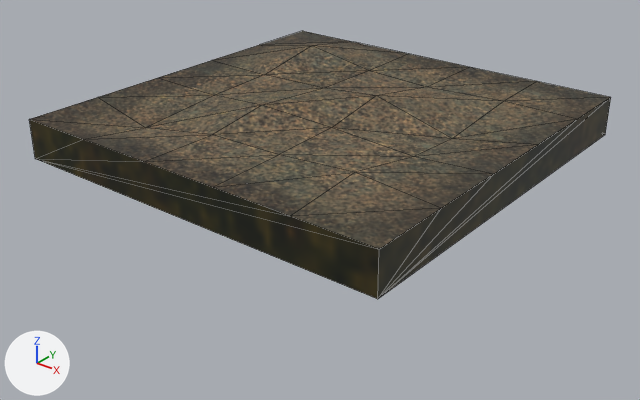
The glTF model objects/models/WoodEarthFloor.glb: old version first, new version second.
One viewpoint serves both versions: a 50 mm camera at (2.5, -3.2, 1.67) aimed at (0.03, -0.11, -0.24). Lighting does not change. The marker at lower left points along +X, +Y and +Z. Mesh edges are drawn as thin lines. Vertices at the same position are counted once.
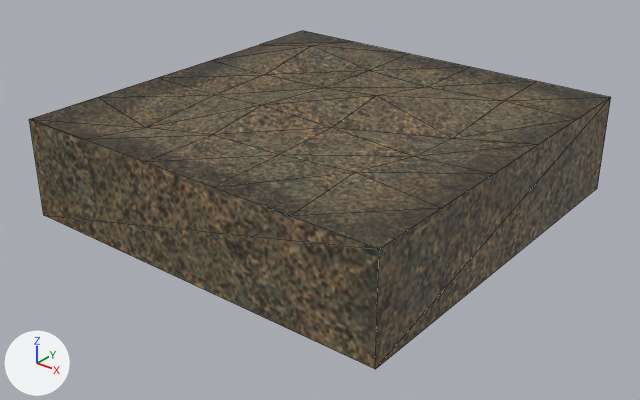
Changed parts and their boxes (x1, y1, x2, y2) in the pictures (640 x 400 px):
'Cube', reshaped (26% taller)
    before: (29, 31, 611, 299)
    after: (29, 31, 611, 369)
part 1 of me_cube, cut back
    before: (29, 97, 611, 299)
    after: (29, 97, 611, 369)
part 2 of me_cube, recoloured (grey to black)
    both: (29, 31, 610, 249)

Edits to the bpy script that builds the scene:
```text
Add img_woodearthfloor_texture:
    img_woodearthfloor_texture = load_image('WoodEarthFloor_texture', '_unpacked/WoodEarthFloor_texture', 300, 300, 'sRGB')
Add mat_material_001:
    mat_material_001 = principled_material('Material.001')
    mat_material_001.texture = img_woodearthfloor_texture
    mat_material_001.roughness = 0.684
Change me_cube:
    used by ob_cube; location = (0.0, 0.0, 0.0)
    remove me_cube.from_pydata(...)  # 40 vertices, 76 faces; spans x -1.0..1.0, y -1.0..1.0, z 0.0..0.27
    add me_cube.from_pydata(...)  # 40 vertices, 60 faces; spans x -1.0..1.0, y -1.0..1.0, z -0.3..0.27
    me_cube part 1
    2 vertices are removed from x -1.0..1.0, y -1.0..1.0, z 0.0
    26 faces are deleted
    2 vertices move from x -1.0..1.0, y -1.0..1.0, z 0.0 to x -1.0..1.0, y -1.0..1.0, z -0.3
    2 vertices are added at (1.0, -1.0, -0.3), (-1.0, 1.0, -0.3)
    10 new faces join them
    me_cube part 2: 50 faces spanning x -1.0..1.0, y -1.0..1.0, z 0.15..0.27 switch from mat_material (picture img_woodearthfloor) to mat_material_001 (picture img_woodearthfloor_texture)
```
